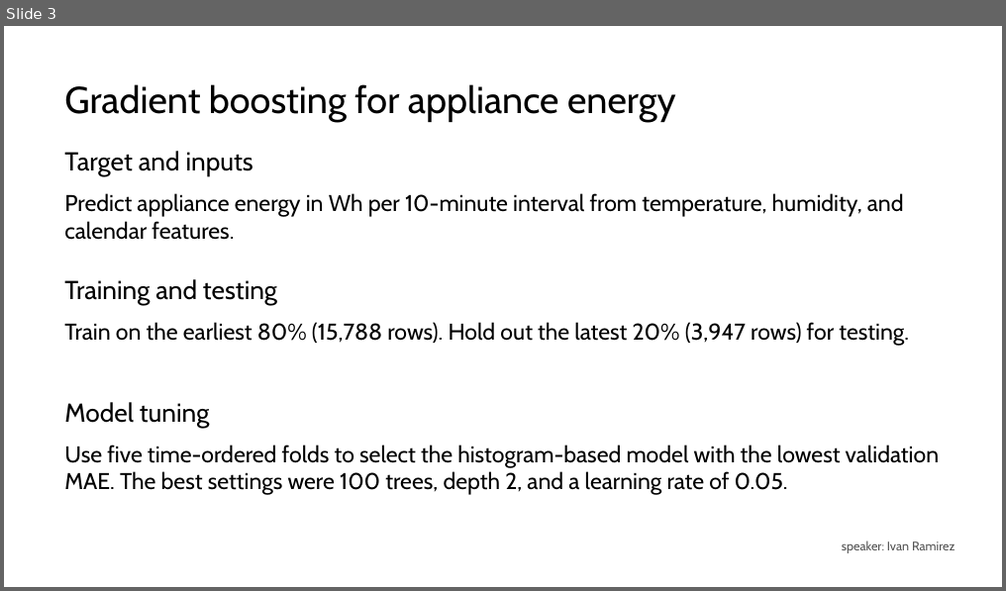
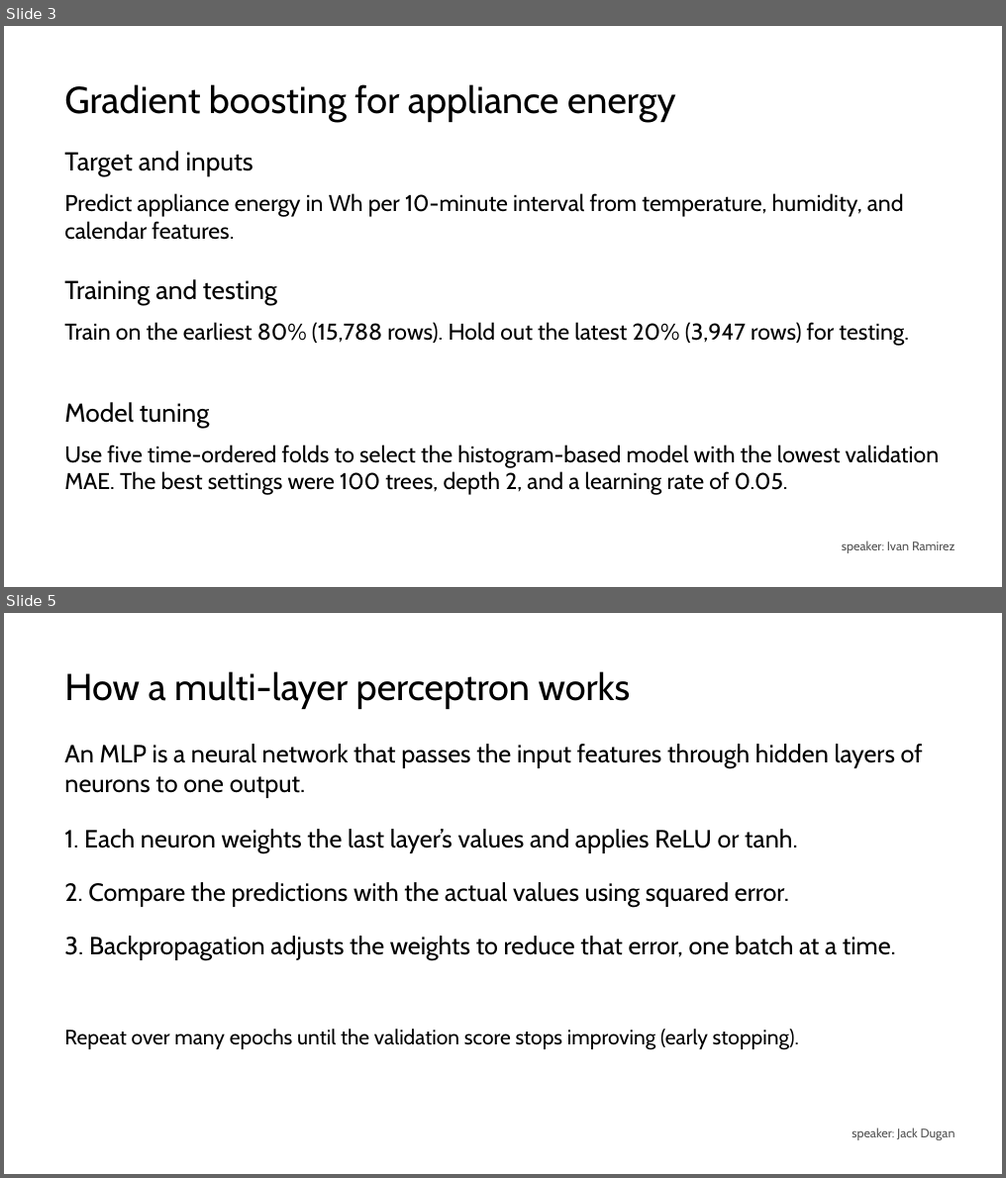
Before and after one commit to va2324/CSC3730-Group3, a slide deck: shared_report_&_presentation/group_presentation.pptx. Shown one above the other, each under a label of ours: slide 3 before the commit, slides 3 and 5 after it; the slides between them are not shown. The pictures are 1006x591 and 1006x1178 pixels, drawn with LibreOffice and Linux fonts; fonts in the diff are those of the drawing. Boxes give left, top, right and bottom in pixels: in the first picture for what was removed or moved away, otherwise in the second. Text is boxed around its words. In the diff, an @@ line names an element or a change of style, - is before the commit and + after.

```diff
--- a/shared_report_&_presentation/group_presentation.pptx
+++ b/shared_report_&_presentation/group_presentation.pptx
@@ slide 5 added at (x1=4, y1=613, x2=1002, y2=1174), background #FFFFFF @@
@@ text added at (x1=64, y1=671, x2=631, y2=709), 36 pt, text #000000 @@
+How a multi-layer perceptron works
@@ text added at (x1=64, y1=744, x2=923, y2=798), 24 pt, text #000000 @@
+An MLP is a neural network that passes the input features through hidden layers of neurons to one output.
@@ text added at (x1=64, y1=829, x2=797, y2=854), 24 pt, text #000000 @@
+1. Each neuron weights the last layer’s values and applies ReLU or tanh.
@@ text added at (x1=64, y1=882, x2=789, y2=907), 24 pt, text #000000 @@
+2. Compare the predictions with the actual values using squared error.
@@ text added at (x1=64, y1=936, x2=896, y2=960), 24 pt, text #000000 @@
+3. Backpropagation adjusts the weights to reduce that error, one batch at a time.
@@ text added at (x1=64, y1=1029, x2=799, y2=1051), 20 pt, text #000000 @@
+Repeat over many epochs until the validation score stops improving (early stopping).
@@ text added at (x1=851, y1=1128, x2=955, y2=1141), 12 pt, text #545454 @@
+speaker: Jack Dugan
```
Also in this commit, not shown: 1 slide changed, 2 other slides added, 1 other file.
